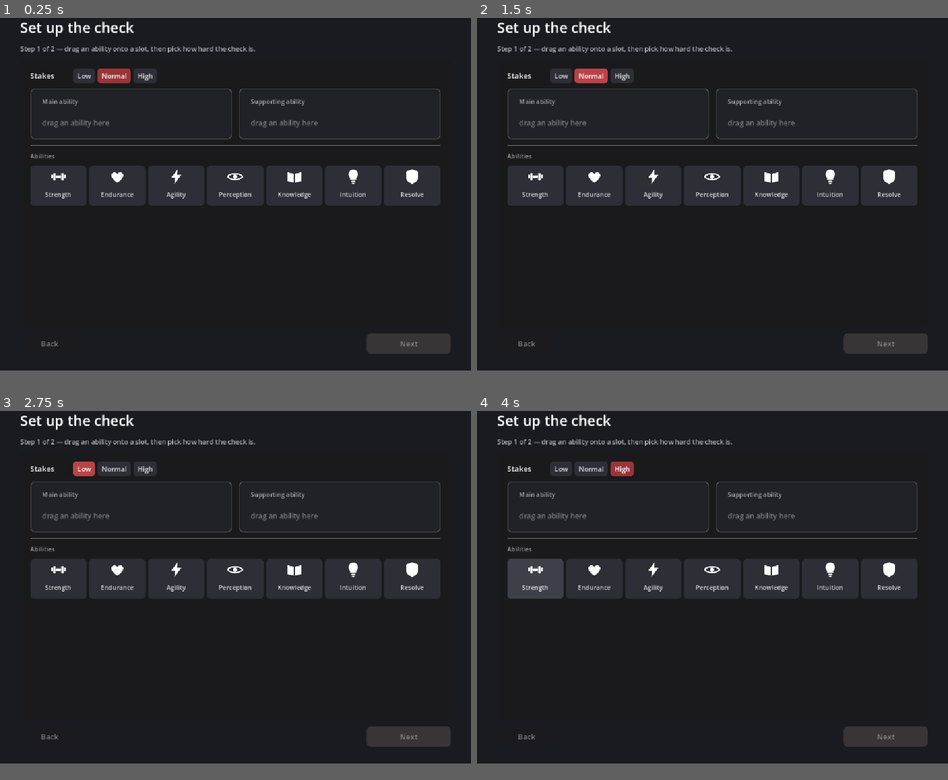
Above: before the commit, frames 1-4 (two rows, left to right).
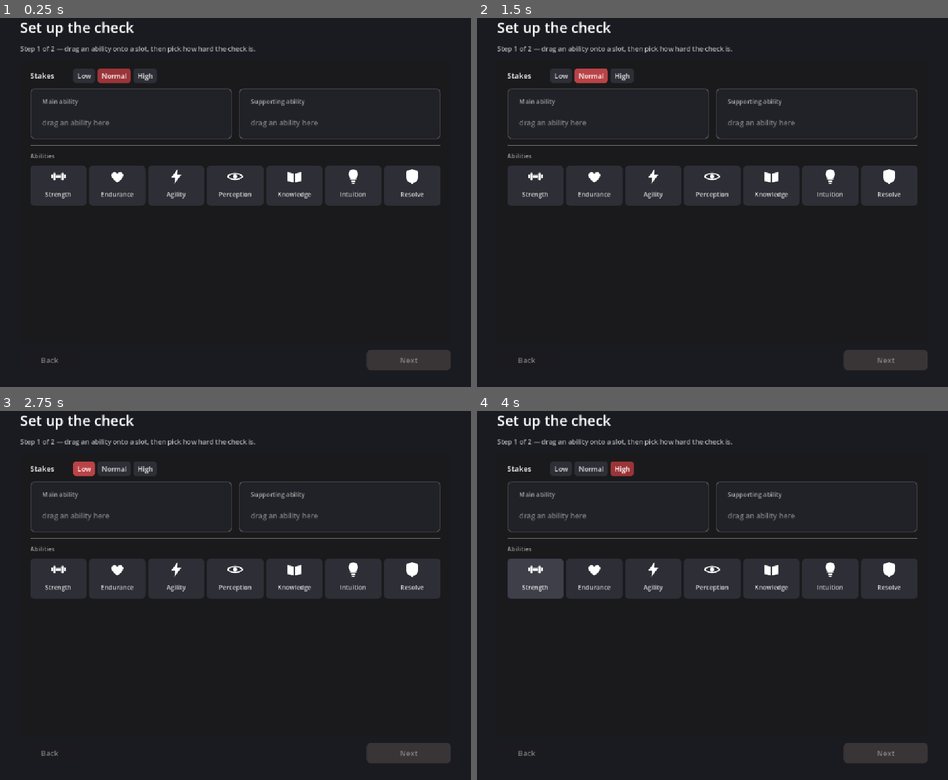
Above: after the commit, the same moments.

Repository: AndrejsKlavins/roll-roll
Game: Godot game, scene res://scenes/main.tscn
The game is run twice, just before and just after one commit, with the same random seed, the same clock (stepped at 60 frames per second) and the same inputs.
Inputs:
- Up to frame 1 (0.25 s): no input
- Up to frame 2 (1.5 s): click "Normal" at 0.5 s; click "Normal" at 1.25 s
- Up to frame 3 (2.75 s): click "Low" at 2 s
- Up to frame 4 (4 s): click "High" at 2.75 s; click "Strength" at 3.5 s
In our replay, the window is 800x629 before the commit and 800x657 after it. These sizes can differ from the game's own. Grey fills any space a smaller window leaves; there, only what the larger window draws over its background counts as a difference.

The runs differ from the first frame. In frame 1, 1.8% of the frame differs, in the area x 6-96%, y 14-96%; in frame 2, 1.8%; in frame 3, 1.8%; in frame 4, 1.8%.

Commit message:
Added special die rolls

Diff:
--- a/src/roll-roll/project.godot
+++ b/src/roll-roll/project.godot
@@ -18,7 +18,7 @@
 [display]
 
 window/size/viewport_width=1120
-window/size/viewport_height=880
+window/size/viewport_height=920
 window/stretch/mode="canvas_items"
 window/stretch/aspect="expand"
 
--- a/src/roll-roll/scripts/dice.gd
+++ b/src/roll-roll/scripts/dice.gd
@@ -72,6 +72,61 @@
 const DEFAULT_SKILL_SCORE := 1
 const NO_SKILL := -1
 
+## The special die's archetype, chosen once for the whole check. The three
+## archetypes share one face table for now.
+const ARCHETYPE_NAMES: Array[String] = ["Exquisite", "Unbreakable", "Limitless"]
+const DEFAULT_ARCHETYPE := 0
+
+## The special die's faces, by pips — one table per archetype. The effects are
+## shown to the player but nothing acts on them yet.
+const EXQUISITE_FACES: Array = [
+	{"name": "Blank", "effect": ""},
+	{"name": "Tweak", "effect": "Lower one die, increase another"},
+	{
+		"name": "Perfect balance",
+		"effect": "Rise the lowest die of your lowest ability roll to match the other one",
+	},
+	{
+		"name": "Perfect balance",
+		"effect": "Rise the lowest die of your lowest ability roll to match the other one",
+	},
+	{
+		"name": "Perfect choice",
+		"effect": "discard 1 dice one ability, double of 1 dice of another",
+	},
+	{
+		"name": "Perfect choice",
+		"effect": "discard 1 dice one ability, double of 1 dice of another",
+	},
+]
+
+const UNBREAKABLE_FACES: Array = [
+	{"name": "Blank", "effect": ""},
+	{"name": "Unshakable", "effect": "ignore bad"},
+	{"name": "Recall your source of strength", "effect": "advance 2 dice by one side"},
+	{"name": "Recall your source of strength", "effect": "advance 2 dice by one side"},
+	{"name": "Squash weakness", "effect": "set 2 dice to 3rd face"},
+	{"name": "Squash weakness", "effect": "set 2 dice to 3rd face"},
+]
+
+## This table arrived before the archetypes were split apart and is the one
+## archetype still without a table of its own.
+const LIMITLESS_FACES: Array = [
+	{"name": "Blunder", "effect": "lose dice"},
+	{"name": "Blank", "effect": ""},
+	{"name": "Emotional Outburst", "effect": "Reroll → Hindrance"},
+	{"name": "Wreck it", "effect": "+R → Break"},
+	{"name": "Push too far", "effect": "+R → -1Res"},
+	{"name": "Lose your Head", "effect": "+2R → injury"},
+]
+
+## In ARCHETYPE_NAMES order.
+const SPECIAL_FACES: Array = [
+	EXQUISITE_FACES,
+	UNBREAKABLE_FACES,
+	LIMITLESS_FACES,
+]
+
 const ROLE_MAIN := 0
 const ROLE_SUPPORTING := 1
 const ROLE_NAMES: Array[String] = ["Main", "Supporting"]
@@ -114,6 +169,30 @@
 
 static func skill_name(skill: int) -> String:
 	return SKILL_NAMES[skill]
+
+
+static func archetype_name(archetype: int) -> String:
+	return ARCHETYPE_NAMES[archetype]
+
+
+static func special_face(archetype: int, pips: int) -> Dictionary:
+	return SPECIAL_FACES[archetype][clampi(pips, 1, DIE_SIDES) - 1]
+
+
+static func special_face_name(archetype: int, pips: int) -> String:
+	return special_face(archetype, pips)["name"]
+
+
+static func special_face_effect(archetype: int, pips: int) -> String:
+	return special_face(archetype, pips)["effect"]
+
+
+## { "pips": int, "name": String, "effect": String } — one throw of the special
+## die. It has no rank and no target; it only reports what came up.
+static func roll_special(archetype: int, rng: RandomNumberGenerator) -> Dictionary:
+	var pips := rng.randi_range(1, DIE_SIDES)
+	var face := special_face(archetype, pips)
+	return {"pips": pips, "name": face["name"], "effect": face["effect"]}
 
 
 ## A rolled result with one of its dice thrown again, re-tallied and re-scored.
--- a/src/roll-roll/scripts/roll_screen.gd
+++ b/src/roll-roll/scripts/roll_screen.gd
@@ -39,6 +39,8 @@
 var _exert_state := EXERT_IDLE
 var _exert_bonuses: Array[int] = []
 var _exert_log: PackedStringArray = []
+var _special: Dictionary = {}
+var _special_row: Dictionary = {}
 var _pool_label: Label
 var _rolling := false
 var _rng := RandomNumberGenerator.new()
@@ -54,6 +56,7 @@
 	_check = check
 	_selections = check["selections"]
 	_rolled = []
+	_special = {}
 	_allocations.clear()
 	for _i in _selections.size():
 		_allocations.append(0)
@@ -72,6 +75,10 @@
 	_exert_bonuses.clear()
 	for _i in _selections.size():
 		_exert_bonuses.append(0)
+
+
+func _archetype() -> int:
+	return _check.get("archetype", Dice.DEFAULT_ARCHETYPE)
 
 
 func _has_skill() -> bool:
@@ -122,6 +129,11 @@
 		]
 		_summary.add_child(line)
 
+	var special_line := Label.new()
+	special_line.add_theme_font_size_override("font_size", 20)
+	special_line.text = "Special die · %s" % Dice.archetype_name(_archetype())
+	_summary.add_child(special_line)
+
 	if _has_skill():
 		var skill_line := Label.new()
 		skill_line.add_theme_font_size_override("font_size", 20)
@@ -224,8 +236,56 @@
 			"exert": exert_button,
 		})
 
+	_results.add_child(HSeparator.new())
+	_results.add_child(_build_special_row())
+
 	_render_allocation()
 	_render_exert_bar()
+
+
+## The special die sits apart from the abilities: no target, no tally, and the
+## exertion reroll does not reach it.
+func _build_special_row() -> HBoxContainer:
+	var row := HBoxContainer.new()
+	row.add_theme_constant_override("separation", 8)
+
+	var title := Label.new()
+	title.text = "Special · %s" % Dice.archetype_name(_archetype())
+	title.custom_minimum_size.x = 252
+	title.add_theme_font_size_override("font_size", 18)
+	title.modulate = MUTED_COLOR
+	title.vertical_alignment = VERTICAL_ALIGNMENT_CENTER
+	row.add_child(title)
+
+	var face := Label.new()
+	face.text = "—"
+	face.custom_minimum_size.x = 240
+	face.add_theme_font_size_override("font_size", 22)
+	face.vertical_alignment = VERTICAL_ALIGNMENT_CENTER
+	row.add_child(face)
+
+	# Effects run long — wrap rather than pushing the results panel into scrolling.
+	var effect := Label.new()
+	effect.add_theme_font_size_override("font_size", 17)
+	effect.modulate = MUTED_COLOR
+	effect.vertical_alignment = VERTICAL_ALIGNMENT_CENTER
+	effect.autowrap_mode = TextServer.AUTOWRAP_WORD_SMART
+	effect.size_flags_horizontal = Control.SIZE_EXPAND_FILL
+	row.add_child(effect)
+
+	_special_row = {"face": face, "effect": effect}
+	return row
+
+
+func _render_special() -> void:
+	if _special_row.is_empty():
+		return
+	if _special.is_empty():
+		_special_row["face"].text = "—"
+		_special_row["effect"].text = ""
+		return
+	_special_row["face"].text = _special["name"]
+	_special_row["effect"].text = _special["effect"]
 
 
 func _build_stepper(index: int) -> Dictionary:
@@ -275,12 +335,15 @@
 		_allocations[i] = 0
 	_reset_exertion()
 	_rolled = []
+	_special = {}
 	_render_allocation()
 	_render_exert_bar()
 
 	var results := Dice.roll(_selections, _rng)
+	var special := Dice.roll_special(_archetype(), _rng)
 	await _shuffle_animation()
 	_rolled = results
+	_special = special
 	_render_results()
 
 	_rolling = false
@@ -297,6 +360,8 @@
 				die.text = _die_text(Dice.roll_die(rank, _rng))
 			row["total"].text = "= …"
 			row["outcome"].text = ""
+		_special = Dice.roll_special(_archetype(), _rng)
+		_render_special()
 		await get_tree().create_timer(SHUFFLE_STEP_TIME).timeout
 
 
@@ -326,6 +391,7 @@
 
 
 func _render_results() -> void:
+	_render_special()
 	if _rolled.is_empty():
 		_render_allocation()
 		_render_exert_bar()
--- a/src/roll-roll/scripts/wizard_screen.gd
+++ b/src/roll-roll/scripts/wizard_screen.gd
@@ -25,6 +25,7 @@
 var _slot_abilities := ["", ""]
 var _slot_difficulties := [Dice.DEFAULT_DIFFICULTY, Dice.DEFAULT_DIFFICULTY]
 var _ranks: Dictionary = {}
+var _archetype := Dice.DEFAULT_ARCHETYPE
 var _skill := Dice.NO_SKILL
 var _skill_score := Dice.DEFAULT_SKILL_SCORE
 var _slots: Array[AbilitySlot] = []
@@ -41,6 +42,7 @@
 	_stakes = Dice.DEFAULT_STAKES
 	_slot_abilities = ["", ""]
 	_slot_difficulties = [Dice.DEFAULT_DIFFICULTY, Dice.DEFAULT_DIFFICULTY]
+	_archetype = Dice.DEFAULT_ARCHETYPE
 	_skill = Dice.NO_SKILL
 	_skill_score = Dice.DEFAULT_SKILL_SCORE
 	_ranks.clear()
@@ -154,7 +156,25 @@
 		_content.add_child(row)
 
 	_content.add_child(HSeparator.new())
+	_content.add_child(_build_archetype_row())
 	_build_skill_section()
+
+
+func _build_archetype_row() -> HBoxContainer:
+	var row := HBoxContainer.new()
+	row.add_theme_constant_override("separation", 16)
+
+	var label := Label.new()
+	label.text = "Special die"
+	label.custom_minimum_size.x = 130
+	label.add_theme_font_size_override("font_size", 20)
+	label.vertical_alignment = VERTICAL_ALIGNMENT_CENTER
+	row.add_child(label)
+
+	var options := OptionRow.create(Dice.ARCHETYPE_NAMES, _archetype, 16)
+	options.option_pressed.connect(func(index: int) -> void: _archetype = index)
+	row.add_child(options)
+	return row
 
 
 func _rank_labels() -> Array:
@@ -176,7 +196,7 @@
 
 	var label := Label.new()
 	label.text = "Skill"
-	label.custom_minimum_size.x = 90
+	label.custom_minimum_size.x = 130
 	label.add_theme_font_size_override("font_size", 20)
 	label.vertical_alignment = VERTICAL_ALIGNMENT_CENTER
 	header.add_child(label)
@@ -205,7 +225,7 @@
 
 		# Keeps the skill buttons aligned with the score buttons below them.
 		var spacer := Control.new()
-		spacer.custom_minimum_size.x = 90
+		spacer.custom_minimum_size.x = 130
 		skill_row.add_child(spacer)
 
 		var skills := OptionRow.create(Dice.SKILL_NAMES, _skill, 14)
@@ -219,7 +239,7 @@
 
 		var score_label := Label.new()
 		score_label.text = "Score"
-		score_label.custom_minimum_size.x = 90
+		score_label.custom_minimum_size.x = 130
 		score_label.add_theme_font_size_override("font_size", 18)
 		score_label.vertical_alignment = VERTICAL_ALIGNMENT_CENTER
 		score_row.add_child(score_label)
@@ -314,6 +334,7 @@
 	wizard_completed.emit({
 		"selections": selections,
 		"stakes": _stakes,
+		"archetype": _archetype,
 		"skill": _skill,
 		"skill_score": _skill_score,
 	})
--- a/src/roll-roll/tests/dice_test.gd
+++ b/src/roll-roll/tests/dice_test.gd
@@ -123,6 +123,121 @@
 	_check(results[1]["target"] == 16, "Agility was scored against Very hard")
 	# Very weak dice top out at 4 each, so 16 is out of reach.
 	_check(not results[1]["passed"], "a very weak ability cannot pass Very hard")
+
+	print("the special die")
+
+	_check(Dice.ARCHETYPE_NAMES.size() == 3, "three archetypes are on offer")
+	_check(
+		", ".join(Dice.ARCHETYPE_NAMES) == "Exquisite, Unbreakable, Limitless",
+		"the archetypes are Exquisite, Unbreakable and Limitless"
+	)
+	_check(
+		Dice.archetype_name(Dice.DEFAULT_ARCHETYPE) == "Exquisite",
+		"Exquisite is the default archetype"
+	)
+
+	# Each archetype now has its own table.
+	var exquisite := 0
+	var unbreakable := 1
+	var limitless := 2
+	_check(Dice.archetype_name(exquisite) == "Exquisite", "archetype 0 is Exquisite")
+	_check(Dice.archetype_name(unbreakable) == "Unbreakable", "archetype 1 is Unbreakable")
+	_check(Dice.archetype_name(limitless) == "Limitless", "archetype 2 is Limitless")
+
+	_check(Dice.special_face_name(exquisite, 1) == "Blank", "Exquisite: one pip is Blank")
+	_check(Dice.special_face_effect(exquisite, 1) == "", "Exquisite: Blank carries no effect")
+	_check(Dice.special_face_name(exquisite, 2) == "Tweak", "Exquisite: two pips is a Tweak")
+	_check(
+		Dice.special_face_effect(exquisite, 2) == "Lower one die, increase another",
+		"Exquisite: a Tweak trades one die against another"
+	)
+	for pips in [3, 4]:
+		_check(
+			Dice.special_face_name(exquisite, pips) == "Perfect balance",
+			"Exquisite: %d pips is Perfect balance" % pips
+		)
+	for pips in [5, 6]:
+		_check(
+			Dice.special_face_name(exquisite, pips) == "Perfect choice",
+			"Exquisite: %d pips is Perfect choice" % pips
+		)
+
+	_check(Dice.special_face_name(unbreakable, 1) == "Blank", "Unbreakable: one pip is Blank")
+	_check(
+		Dice.special_face_name(unbreakable, 2) == "Unshakable",
+		"Unbreakable: two pips is Unshakable"
+	)
+	_check(
+		Dice.special_face_effect(unbreakable, 2) == "ignore bad",
+		"Unbreakable: Unshakable ignores bad"
+	)
+	for pips in [3, 4]:
+		_check(
+			Dice.special_face_name(unbreakable, pips) == "Recall your source of strength",
+			"Unbreakable: %d pips recalls your source of strength" % pips
+		)
+		_check(
+			Dice.special_face_effect(unbreakable, pips) == "advance 2 dice by one side",
+			"Unbreakable: %d pips advances 2 dice by one side" % pips
+		)
+	for pips in [5, 6]:
+		_check(
+			Dice.special_face_name(unbreakable, pips) == "Squash weakness",
+			"Unbreakable: %d pips squashes weakness" % pips
+		)
+		_check(
+			Dice.special_face_effect(unbreakable, pips) == "set 2 dice to 3rd face",
+			"Unbreakable: %d pips sets 2 dice to the 3rd face" % pips
+		)
+
+	_check(Dice.special_face_name(limitless, 1) == "Blunder", "Limitless: one pip is a Blunder")
+	_check(Dice.special_face_effect(limitless, 1) == "lose dice", "Limitless: a Blunder loses dice")
+	_check(Dice.special_face_name(limitless, 2) == "Blank", "Limitless: two pips is Blank")
+	_check(
+		Dice.special_face_name(limitless, 6) == "Lose your Head",
+		"Limitless: six pips is Lose your Head"
+	)
+	_check(
+		Dice.special_face_effect(limitless, 6) == "+2R → injury",
+		"Limitless: Lose your Head costs an injury"
+	)
+
+	var tables_differ := true
+	for pips in range(1, Dice.DIE_SIDES + 1):
+		if Dice.special_face_name(exquisite, pips) == Dice.special_face_name(limitless, pips):
+			if pips != 2:  # both call the second face Blank
+				tables_differ = false
+	_check(tables_differ, "no two archetypes share a table any more")
+
+	var every_face_filled := true
+	for archetype in Dice.ARCHETYPE_NAMES.size():
+		_check(
+			Dice.SPECIAL_FACES[archetype].size() == Dice.DIE_SIDES,
+			"%s has six faces" % Dice.archetype_name(archetype)
+		)
+		for pips in range(1, Dice.DIE_SIDES + 1):
+			if Dice.special_face_name(archetype, pips) == "":
+				every_face_filled = false
+	_check(every_face_filled, "every face of every archetype is named")
+
+	var special_rng := RandomNumberGenerator.new()
+	special_rng.seed = 4242
+	var faces_match := true
+	for archetype in Dice.ARCHETYPE_NAMES.size():
+		var special_seen := {}
+		for _i in 2000:
+			var special := Dice.roll_special(archetype, special_rng)
+			var pips: int = special["pips"]
+			special_seen[pips] = true
+			if special["name"] != Dice.special_face_name(archetype, pips):
+				faces_match = false
+			if special["effect"] != Dice.special_face_effect(archetype, pips):
+				faces_match = false
+		_check(
+			special_seen.size() == Dice.DIE_SIDES,
+			"%s can show all six faces" % Dice.archetype_name(archetype)
+		)
+	_check(faces_match, "a special roll names its own archetype's face")
 
 	print("exertion: rerolling a die")
 
Not shown, changed: src/roll-roll/README.md
